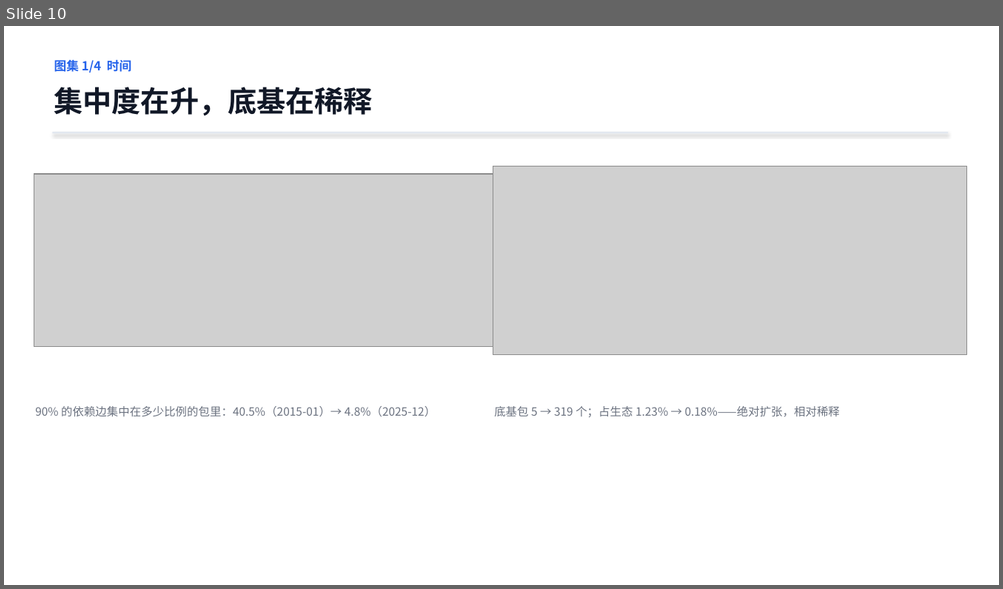
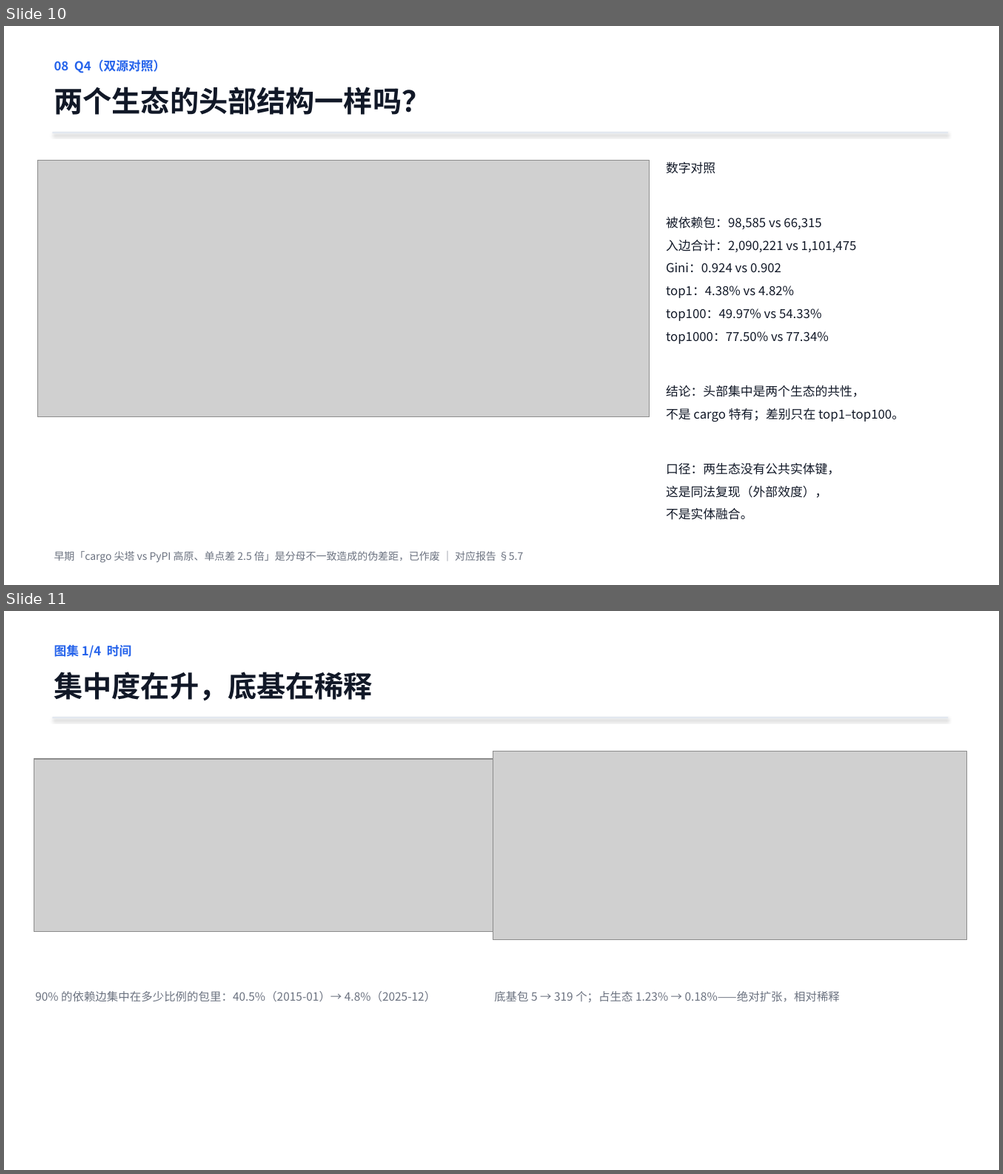
Before and after one commit to lzt-2077/opensource-infra-midterm, a slide deck: 中期展示.pptx. Shown one above the other, each under a label of ours: slide 10 before the commit, slides 10 and 11 after it. The pictures are 1003x589 and 1003x1174 pixels, drawn with LibreOffice and Linux fonts; fonts in the diff are those of the drawing; grey boxes stand for pictures. Boxes give left, top, right and bottom in pixels: in the first picture for what was removed or moved away, otherwise in the second. Text is boxed around its words. In the diff, an @@ line names an element or a change of style, - is before the commit and + after.

Commit message:
Q4 独立成页：两生态头部对照（S1×S2），图集 9 张，PPT 15 页

```diff
--- a/中期展示.pptx
+++ b/中期展示.pptx
@@ slide 10 added at (4, 26, 999, 585), background #FFFFFF @@
@@ text added at (54, 59, 166, 73), 12 pt, text #2563EB, bold @@
+08 Q4（双源对照）
@@ text added at (54, 87, 431, 115), 28 pt, text #111827, bold @@
+两个生态的头部结构一样吗？
@@ rectangle added at (53, 132, 948, 133), fill #E2E8F0 @@
@@ picture added at (37, 160, 649, 417) @@
@@ text added at (666, 162, 904, 520), 12 pt, text #111827 @@
+数字对照
+被依赖包：98,585 vs 66,315
+入边合计：2,090,221 vs 1,101,475
+Gini：0.924 vs 0.902
+top1：4.38% vs 4.82%
+top100：49.97% vs 54.33%
+top1000：77.50% vs 77.34%
+结论：头部集中是两个生态的共性，
+不是 cargo 特有；差别只在 top1–top100。
+口径：两生态没有公共实体键，
+这是同法复现（外部效度），
+不是实体融合。
@@ text added at (54, 551, 523, 563), 10 pt, text #6B7280 @@
+早期「cargo 尖塔 vs PyPI 高原、单点差 2.5 倍」是分母不一致造成的伪差距，已作废 ｜ 对应报告 §5.7
@@ what was slide 10 is now slide 11 @@
```
Also in this commit, not shown: 5 slides changed, 11 other files.
